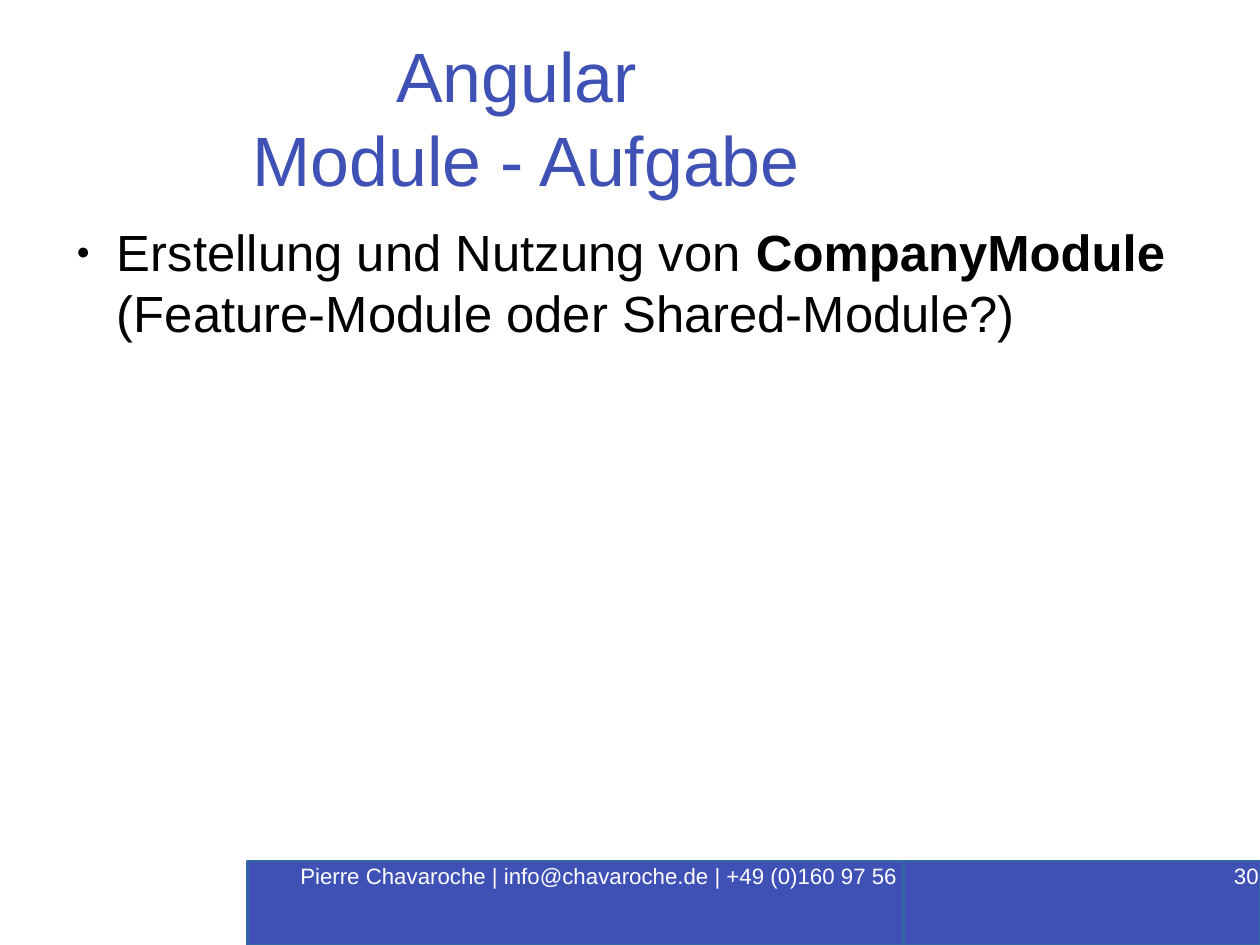
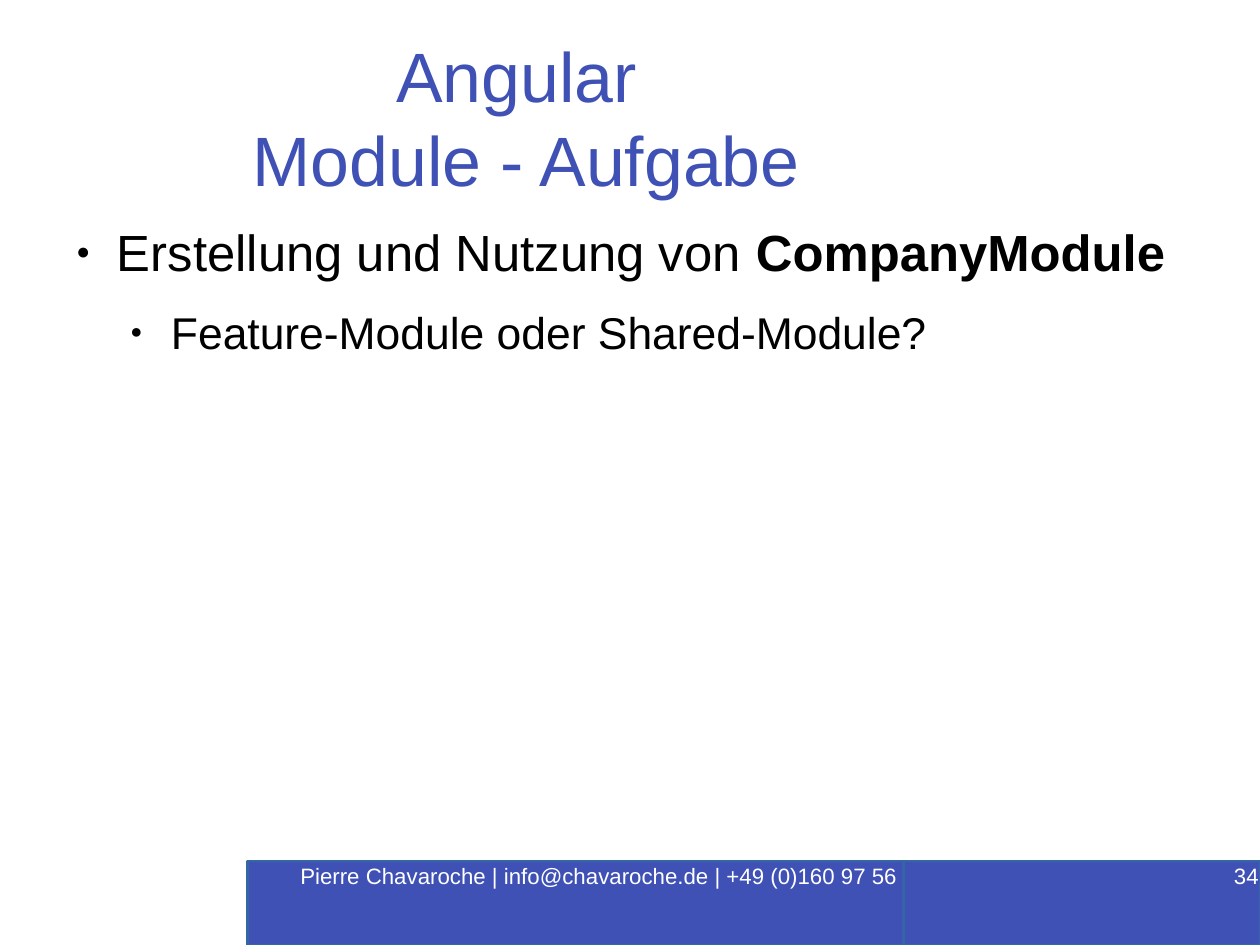
Before and after one commit to PierreChavaroche/workshop-presentation, a slide deck: slide 34 of Angular-RxJS.odp (slide 30 before the commit). Drawn at 1260x945 pixels with LibreOffice and Linux fonts; fonts in the diff are those of the drawing; background and template pictures are left out. Boxes give left, top, right and bottom in pixels: in the first picture for what was removed or moved away, otherwise in the second. Text is boxed around its words. In the diff, an @@ line names an element or a change of style, - is before the commit and + after.

```diff
--- a/Angular-RxJS.odp
+++ b/Angular-RxJS.odp
@@ text at bbox=[117, 234, 1165, 350]: text changed @@
-● Erstellung und Nutzung von CompanyModule (Feature-Module oder Shared-Module?)
+● Erstellung und Nutzung von CompanyModule
+  ● Feature-Module oder Shared-Module?
@@ page number at bbox=[1234, 868, 1259, 884]: text changed @@
-30
+34
```
Also in this commit, not shown: 4 other slides changed, 4 slides added, 4 other files.
